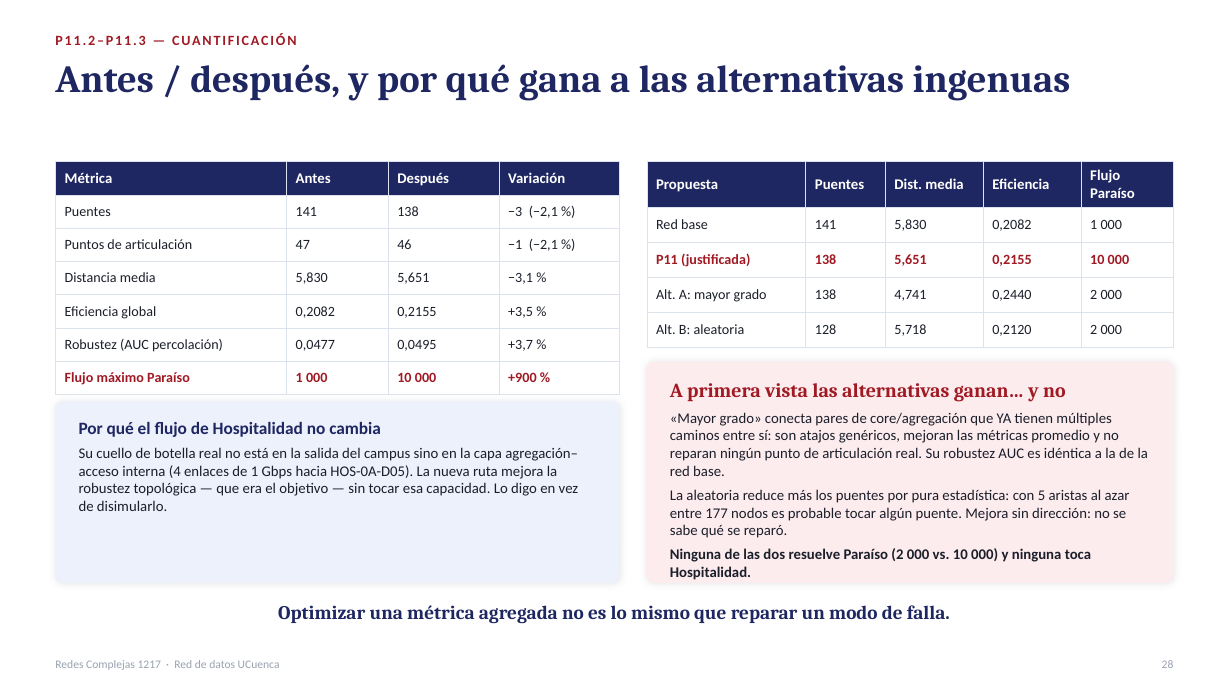
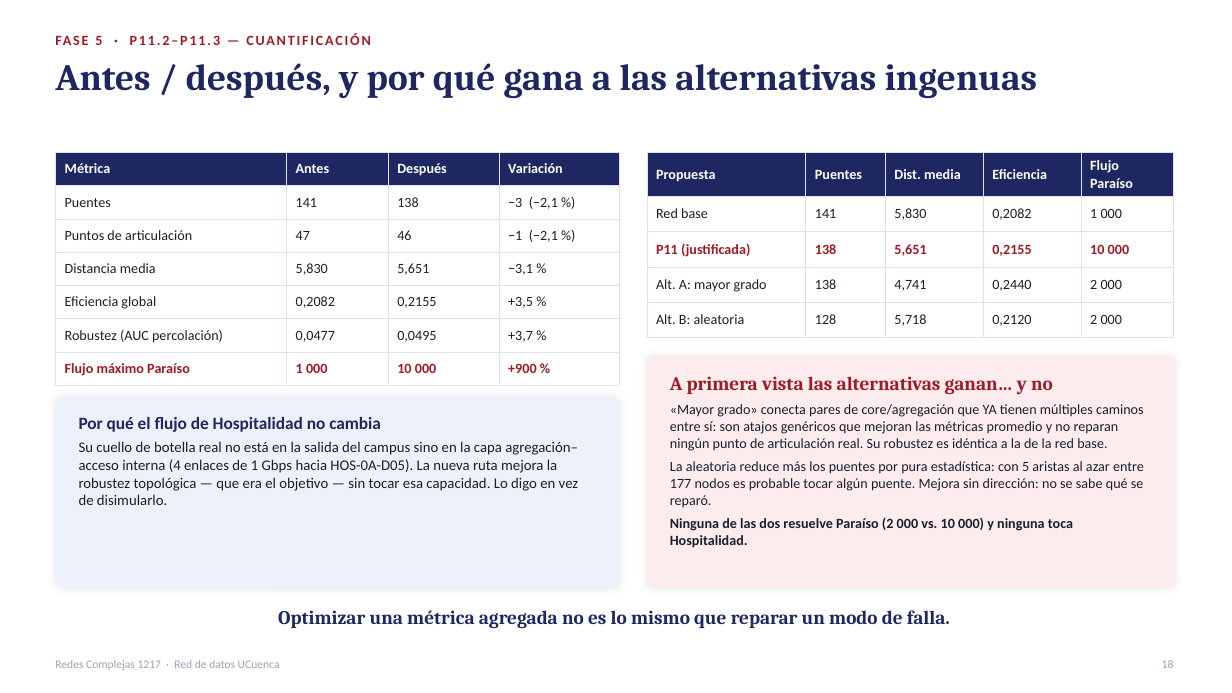
Before and after one commit to chino111160/redes-complejas-ucuenca, a slide deck: slide 18 of diapositivas/Presentacion_Redes_Complejas_RedUCuenca.pptx (slide 28 before the commit). Drawn at 1232x693 pixels with LibreOffice and Linux fonts; fonts in the diff are those of the drawing. Boxes give left, top, right and bottom in pixels: in the first picture for what was removed or moved away, otherwise in the second. Text is boxed around its words. In the diff, an @@ line names an element or a change of style, - is before the commit and + after.

```diff
--- a/diapositivas/Presentacion_Redes_Complejas_RedUCuenca.pptx
+++ b/diapositivas/Presentacion_Redes_Complejas_RedUCuenca.pptx
@@ text "Antes / después, y por ..." at <box>55,63,1038,98</box>: size 30 to 29 pt @@
@@ text at <box>95,35,220,45</box>: text changed @@
-P11.2–P11.3 — CUANTIFICACIÓN
+FASE 5 · P11.2–P11.3 — CUANTIFICACIÓN
@@ table at <box>55,152,619,385</box> @@
@@ size 11.5 to 11 pt in "Métrica", "Antes", "Después", "Variación" @@
@@ table: place and size @@
-table at <box>55,162,619,389</box>
+table at <box>55,152,619,385</box>
@@ table at <box>647,152,1174,336</box> @@
@@ size 11.5 to 11 pt in "Propuesta", "Puentes", "Dist. media", "Eficiencia" and 1 more places @@
@@ table: place and size @@
-table at <box>647,162,1174,340</box>
+table at <box>647,152,1174,336</box>
@@ rounded rectangle at <box>647,356,1174,587</box>: proportions changed @@
@@ rounded rectangle: place and size @@
-rounded rectangle at <box>647,362,1174,582</box>
+rounded rectangle at <box>647,356,1174,587</box>
@@ text "A primera vista las alternativas ..." at <box>670,376,1053,395</box>: size 15.5 to 15 pt @@
@@ rounded rectangle: place and size @@
-rounded rectangle at <box>55,402,619,582</box>
+rounded rectangle at <box>55,397,619,587</box>
@@ rounded rectangle at <box>55,397,619,587</box>: proportions changed @@
@@ text "Por qué el flujo de ...": place and size @@
-text "Por qué el flujo de ..." at <box>79,422,381,437</box>
+text "Por qué el flujo de ..." at <box>79,417,381,432</box>
@@ text at <box>670,404,1144,451</box>: text changed; size 11.5 to 11 pt @@
-«Mayor grado» conecta pares de core/agregación que YA tienen múltiples caminos entre sí: son atajos genéricos, mejoran las métricas promedio y no reparan ningún punto de articulación real. Su robustez AUC es idéntica a la de la red base.
+«Mayor grado» conecta pares de core/agregación que YA tienen múltiples caminos entre sí: son atajos genéricos que mejoran las métricas promedio y no reparan ningún punto de articulación real. Su robustez es idéntica a la de la red base.
@@ text "«Mayor grado» conecta pares de ...": place and size @@
-text "«Mayor grado» conecta pares de ..." at <box>670,412,1148,580</box>
+text "«Mayor grado» conecta pares de ..." at <box>670,404,1144,548</box>
@@ text "Su cuello de botella real ...": place and size @@
-text "Su cuello de botella real ..." at <box>79,447,579,511</box>
+text "Su cuello de botella real ..." at <box>79,441,579,505</box>
@@ text at <box>670,461,1144,548</box>: size 11.5 to 11 pt in "La aleatoria reduce más los puentes por ...", "Ninguna de las dos resuelve Paraíso (2 ..." @@
@@ text "Optimizar una métrica agregada no ...": place and size @@
-text "Optimizar una métrica agregada no ..." at <box>278,605,950,624</box>
+text "Optimizar una métrica agregada no ..." at <box>278,610,950,629</box>
@@ text at <box>1162,660,1174,668</box>: text changed @@
-28
+18
```
Also in this commit, not shown: 18 other slides changed, 10 slides removed.
